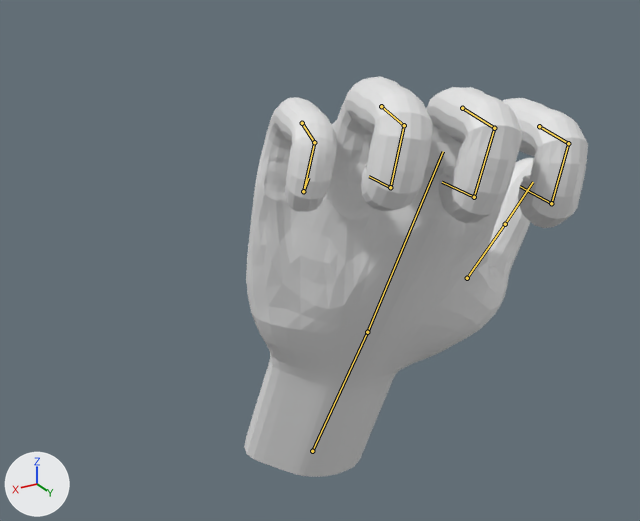
The Blender file The_Hand_Animated.blend, before and after one commit.
Rendered twice from a camera (50 mm lens) standing at (20.2, 28.6, 4.5) and looking at (2.9, -0.2, -9.9). The axes (+X, +Y, +Z) are drawn at lower left. The lights are the same throughout. The first picture is the older version. Both versions are drawn at frame 15 of the action 'Action_ThumbsUp'; the numbers are the values there. The bones that change, and the others that lie on the model, are drawn over the model as lines.

Objects in the first picture: 'Hand_Mesh'.
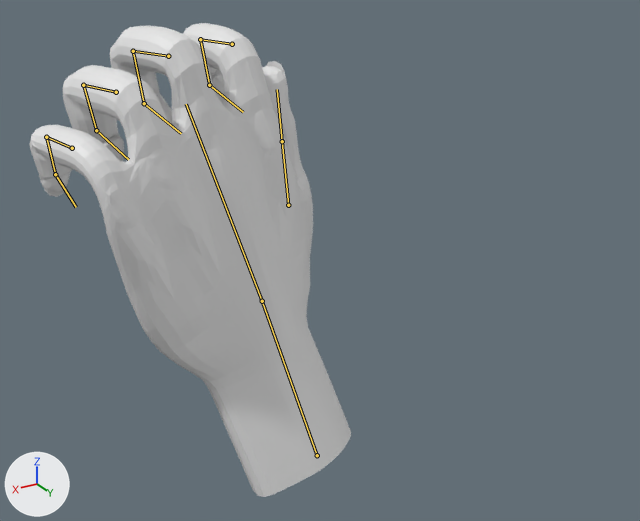
Changed parts and their boxes (x1, y1, x2, y2) in the pictures (640 x 521 px):
'Hand_Mesh', posed (6% narrower, 18% taller)
    before: (244, 76, 588, 477)
    after: (29, 23, 351, 497)
bone 'wrist', root to tip
    before: (312, 451) to (367, 332)
    after: (317, 455) to (262, 301)
bone 'thumb.01', root to tip
    before: (467, 278) to (505, 224)
    after: (288, 205) to (282, 141)
bone 'index.01', root to tip
    before: (539, 126) to (568, 143)
    after: (232, 44) to (200, 39)
bone 'index.02', root to tip
    before: (568, 143) to (551, 203)
    after: (200, 39) to (209, 85)
bone 'index.03', root to tip
    before: (551, 203) to (520, 186)
    after: (209, 85) to (243, 112)
bone 'middle.01', root to tip
    before: (462, 108) to (494, 128)
    after: (168, 56) to (133, 51)
bone 'middle.02', root to tip
    before: (494, 128) to (474, 197)
    after: (133, 51) to (144, 103)
bone 'middle.03', root to tip
    before: (474, 197) to (442, 182)
    after: (144, 103) to (181, 133)
bone 'ring.01', root to tip
    before: (381, 106) to (404, 125)
    after: (116, 92) to (83, 85)
bone 'ring.02', root to tip
    before: (404, 125) to (390, 187)
    after: (83, 85) to (96, 130)
bone 'ring.03', root to tip
    before: (390, 187) to (369, 176)
    after: (96, 130) to (128, 159)
bone 'pinky.01', root to tip
    before: (302, 123) to (314, 142)
    after: (72, 148) to (46, 137)
bone 'pinky.02', root to tip
    before: (314, 142) to (303, 191)
    after: (46, 137) to (55, 174)
bone 'pinky.03', root to tip
    before: (303, 191) to (308, 178)
    after: (55, 174) to (76, 207)

Diff of the bpy script that builds the scene:
```diff
--- a/The_Hand_Animated.blend.py
+++ b/The_Hand_Animated.blend.py
@@ bone_wrist @@
 bone_wrist = bpy.data.objects['Hand_Rig'].pose.bones['wrist']
-bone_wrist.rotation_euler = (-0.349, -0.262, 0.175)  # degrees (-20, -15, 10)
+bone_wrist.rotation_euler = (0.262, 0.262, -0.175)  # degrees (15, 15, -10)
@@ bone_thumb_01 @@
 bone_thumb_01 = bpy.data.objects['Hand_Rig'].pose.bones['thumb.01']  # child of 'palm'
-bone_thumb_01.rotation_euler = (0.175, -0.262, 0.349)  # degrees (10, -15, 20)
+bone_thumb_01.rotation_euler = (-0.262, 0.175, -0.436)  # degrees (-15, 10, -25)
@@ bone_index_01 @@
 bone_index_01 = bpy.data.objects['Hand_Rig'].pose.bones['index.01']  # child of 'palm'
-bone_index_01.rotation_euler = (-1.309, 0.0, 0.0)  # degrees (-75, 0, 0)
+bone_index_01.rotation_euler = (1.309, 0.0, 0.0)  # degrees (75, 0, 0)
@@ bone_index_02 @@
 bone_index_02 = bpy.data.objects['Hand_Rig'].pose.bones['index.02']  # child of 'index.01'
-bone_index_02.rotation_euler = (-1.571, 0.0, 0.0)  # degrees (-90, 0, 0)
+bone_index_02.rotation_euler = (1.484, 0.0, 0.0)  # degrees (85, 0, 0)
@@ bone_index_03 @@
 bone_index_03 = bpy.data.objects['Hand_Rig'].pose.bones['index.03']  # child of 'index.02'
-bone_index_03.rotation_euler = (-1.222, 0.0, 0.0)  # degrees (-70, 0, 0)
+bone_index_03.rotation_euler = (1.222, 0.0, 0.0)  # degrees (70, 0, 0)
@@ bone_middle_01 @@
 bone_middle_01 = bpy.data.objects['Hand_Rig'].pose.bones['middle.01']  # child of 'palm'
-bone_middle_01.rotation_euler = (-1.309, 0.0, 0.0)  # degrees (-75, 0, 0)
+bone_middle_01.rotation_euler = (1.309, 0.0, 0.0)  # degrees (75, 0, 0)
@@ bone_middle_02 @@
 bone_middle_02 = bpy.data.objects['Hand_Rig'].pose.bones['middle.02']  # child of 'middle.01'
-bone_middle_02.rotation_euler = (-1.571, 0.0, 0.0)  # degrees (-90, 0, 0)
+bone_middle_02.rotation_euler = (1.484, 0.0, 0.0)  # degrees (85, 0, 0)
@@ bone_middle_03 @@
 bone_middle_03 = bpy.data.objects['Hand_Rig'].pose.bones['middle.03']  # child of 'middle.02'
-bone_middle_03.rotation_euler = (-1.222, 0.0, 0.0)  # degrees (-70, 0, 0)
+bone_middle_03.rotation_euler = (1.222, 0.0, 0.0)  # degrees (70, 0, 0)
@@ bone_ring_01 @@
 bone_ring_01 = bpy.data.objects['Hand_Rig'].pose.bones['ring.01']  # child of 'palm'
-bone_ring_01.rotation_euler = (-1.309, 0.0, 0.0)  # degrees (-75, 0, 0)
+bone_ring_01.rotation_euler = (1.309, 0.0, 0.0)  # degrees (75, 0, 0)
@@ bone_ring_02 @@
 bone_ring_02 = bpy.data.objects['Hand_Rig'].pose.bones['ring.02']  # child of 'ring.01'
-bone_ring_02.rotation_euler = (-1.571, 0.0, 0.0)  # degrees (-90, 0, 0)
+bone_ring_02.rotation_euler = (1.484, 0.0, 0.0)  # degrees (85, 0, 0)
@@ bone_ring_03 @@
 bone_ring_03 = bpy.data.objects['Hand_Rig'].pose.bones['ring.03']  # child of 'ring.02'
-bone_ring_03.rotation_euler = (-1.222, 0.0, 0.0)  # degrees (-70, 0, 0)
+bone_ring_03.rotation_euler = (1.222, 0.0, 0.0)  # degrees (70, 0, 0)
@@ bone_pinky_01 @@
 bone_pinky_01 = bpy.data.objects['Hand_Rig'].pose.bones['pinky.01']  # child of 'palm'
-bone_pinky_01.rotation_euler = (-1.309, 0.0, 0.0)  # degrees (-75, 0, 0)
+bone_pinky_01.rotation_euler = (1.309, 0.0, 0.0)  # degrees (75, 0, 0)
@@ bone_pinky_02 @@
 bone_pinky_02 = bpy.data.objects['Hand_Rig'].pose.bones['pinky.02']  # child of 'pinky.01'
-bone_pinky_02.rotation_euler = (-1.571, 0.0, 0.0)  # degrees (-90, 0, 0)
+bone_pinky_02.rotation_euler = (1.484, 0.0, 0.0)  # degrees (85, 0, 0)
@@ bone_pinky_03 @@
 bone_pinky_03 = bpy.data.objects['Hand_Rig'].pose.bones['pinky.03']  # child of 'pinky.02'
-bone_pinky_03.rotation_euler = (-1.222, 0.0, 0.0)  # degrees (-70, 0, 0)
+bone_pinky_03.rotation_euler = (1.222, 0.0, 0.0)  # degrees (70, 0, 0)
```
